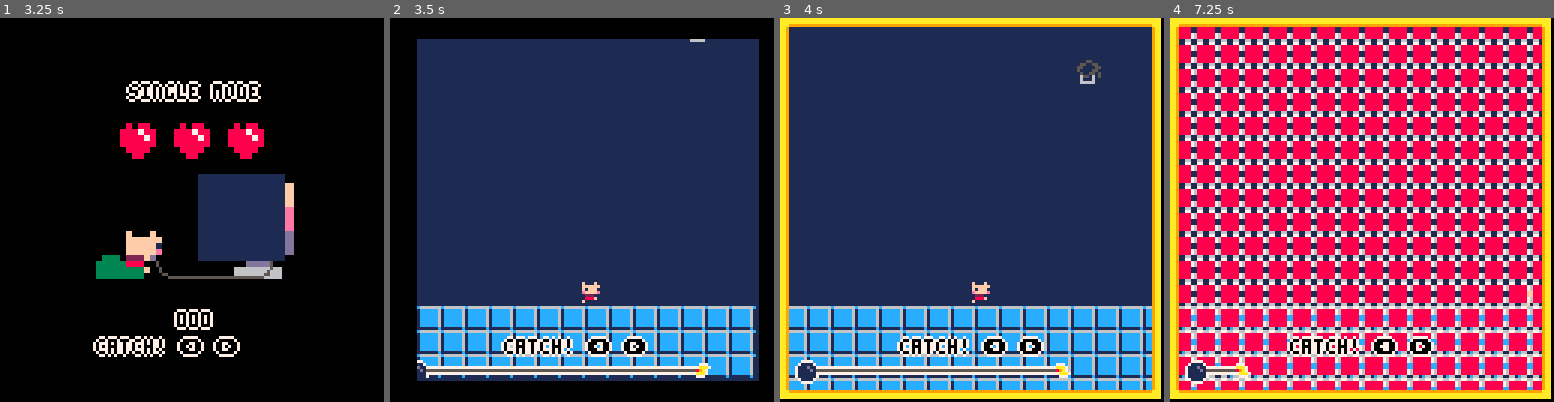
Above: before the commit, frames 1-4 (left to right).
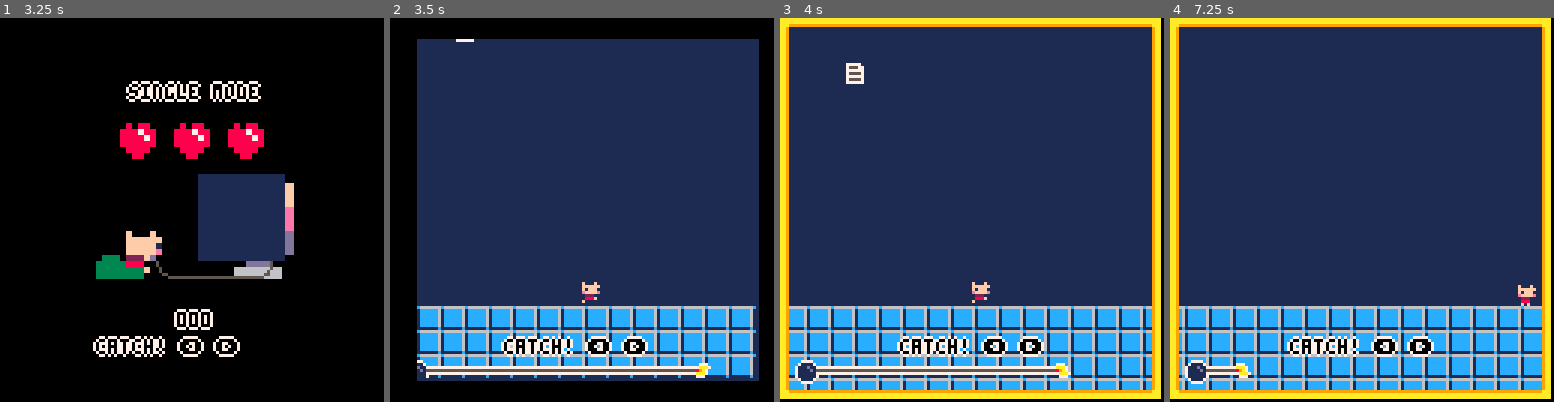
Above: after the commit, the same moments.

Repository: Kirais/PhDWare
Game: PICO-8 cartridge catch_phd_hat.p8
Two runs of this game, one before a commit and one after it. Both use one fixed random seed, a clock stepped at 60 frames per second and the inputs below.
Inputs:
- Up to frame 1 (3.25 s): tap O (Z key) at 0.7, 1.7, 2.1, 2.5, 2.9 s; hold Right 1.6-2.1 s; hold Right 2.47-3.03 s; hold Left from 3.08 s (still down)
- Up to frame 2 (3.5 s): keep holding Left; tap O (Z key) at 3.3 s
- Up to frame 3 (4 s): release Left at 3.58 s; tap O (Z key) at 3.7 s
- Up to frame 4 (7.25 s): hold Right 4.02-4.68 s; tap O (Z key) every 0.4 s from 4.1 to 6.9 s; hold Left 5.08-5.68 s; hold Right 6.08-6.58 s; hold Right 6.63-7.13 s

Frame 1 is identical in both runs. In frame 2, less than 0.1% of the frame differs, in the area x 17-83%, y 5-7%; in frame 3, 0.4%; in frame 4, 71%, in the area x 2-97%, y 2-97%.

Commit message:
Add paper

Diff:
--- a/catch_phd_hat.p8
+++ b/catch_phd_hat.p8
@@ -45,10 +45,17 @@
  t=0
  mt=0
 
+ -- paper
+ px=5+rnd(115)
+ py=0
+ pdy=0
+ paper_count=0
+
  -- hat
  hx=5+rnd(115)
  hy=0
  hdy=0
+ draw_hat=false
 
  -- player
  x=63
@@ -109,7 +116,10 @@
   return
  end
 
- update_hat()
+ update_paper()
+ if draw_hat then
+  update_hat()
+ end
  update_player(dt)
 end
 
@@ -137,6 +147,20 @@
  elseif x>115 then
   dx=0
   x=115
+ end
+
+ -- paper collision
+ if y>py
+ 	and y<py+10
+ 	and x>px-10
+ 	and x<px+10
+ then
+  pdy=0
+  paper_count+=1
+ end
+
+ if paper_count>=1 then
+  draw_hat=true
  end
 
  -- hat collision
@@ -172,8 +196,12 @@
   end
  end
 
+ --paper
+ spr(8,px,py)
  --hat
- spr(7,hx,hy)
+ if draw_hat then
+  spr(7,hx,hy)
+ end
  --player
  spr(frame,x,y)
 
@@ -189,6 +217,11 @@
   hdy+=3*1/60
   hy+=hdy
  end
+end
+
+function update_paper()
+ pdy+=3*1/60
+ py+=pdy
 end
 
 function win_message()
@@ -620,13 +653,13 @@
 
 __gfx__
 c66666660770077000000000000000000f000f000f000f0000000000000550000000000000000000000000000000000000000000000000000000000000000000
-1cccccc6688888870f000f000f000f000ffffff00ffffff00f000f00055005500000000000000000000000000000000000000000000000000000000000000000
-1cccccc6688888870ffffff00ffffff00f1fff100f1fff100ffffff0550000550000000000000000000000000000000000000000000000000000000000000000
-1cccccc6088888800f1fff100f1fff100effffe00effffe00f1fff10500005500000000000000000000000000000000000000000000000000000000000000000
-1cccccc6088888800effffe00effffe000222000002220000effffe0050055050000000000000000000000000000000000000000000000000000000000000000
-1cccccc668888887002220000022200000888f000f88800000222000065506050000000000000000000000000000000000000000000000000000000000000000
-1cccccc6688888870088800000888f000f00000000000f000f888000060006000000000000000000000000000000000000000000000000000000000000000000
-1111111c0660066000f0f00000f0000000000000000000000000f000066666000000000000000000000000000000000000000000000000000000000000000000
+1cccccc6688888870f000f000f000f000ffffff00ffffff00f000f00055005500777770000000000000000000000000000000000000000000000000000000000
+1cccccc6688888870ffffff00ffffff00f1fff100f1fff100ffffff0550000550755577000000000000000000000000000000000000000000000000000000000
+1cccccc6088888800f1fff100f1fff100effffe00effffe00f1fff10500005500777777000000000000000000000000000000000000000000000000000000000
+1cccccc6088888800effffe00effffe000222000002220000effffe0050055050755557000000000000000000000000000000000000000000000000000000000
+1cccccc668888887002220000022200000888f000f88800000222000065506050777777000000000000000000000000000000000000000000000000000000000
+1cccccc6688888870088800000888f000f00000000000f000f888000060006000755557000000000000000000000000000000000000000000000000000000000
+1111111c0660066000f0f00000f0000000000000000000000000f000066666000777777000000000000000000000000000000000000000000000000000000000
 0f0000f00f0000f000000000000000000f0000f00f0000f00000000000000000000000000f0000f00f0000f00000000000000000000000000000000000000000
 0f1ff1f00ffffff00f0000f00f0000f00ffffff00ffffff00f0000f00f0000f00f0000f00ffffff00ffffff00f0000f000000000000000000000000000000000
 0effffe00f1ff1f00ffffff00ffffff00f1ff1f00f1ff1f00ffffff00ffffff00ffffff00ffffff00ffffff00ffffff000000000000000000000000000000000
